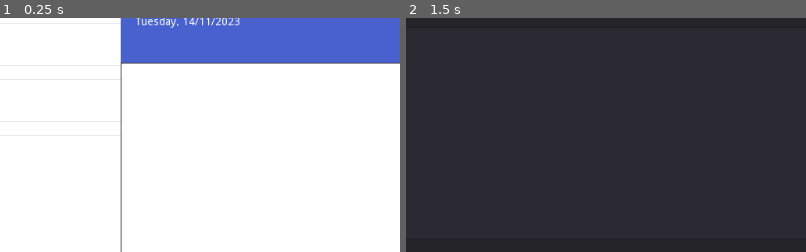
Above: before the commit, frames 1-2 (left to right).
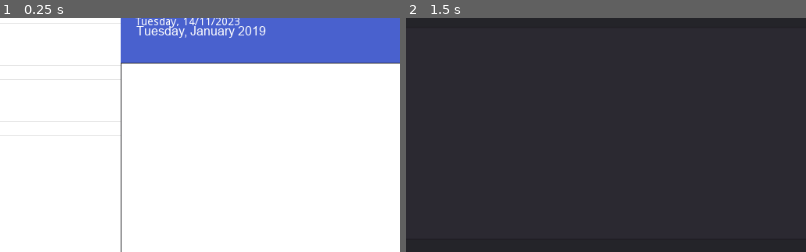
Above: after the commit, the same moments.

Repository: ohmygod481999/to-do-app-gotdot
Game: Godot game, scene res://Control.tscn
Same seed, same stepped clock (60 frames per second), same inputs: the game is played once before the commit and once after it.
Inputs:
- Up to frame 1 (0.25 s): no input
- Up to frame 2 (1.5 s): click "Modify" at 0.5 s; click "Add" at 1.25 s
The pictures show only the part of the screen within x 20-70%, y 19-69%; the shares and areas given below are measured in that part.

The runs differ from the first frame. In frame 1, 0.7% of the frame differs, in the area x 34-67%, y 3-9%; in frame 2, nothing differs.
Error in both runs: Invalid get index 'data' (on base: 'Nil'). (res://Control.gd:71)

Commit message:
fix bug adding items to collection

Diff:
--- a/Control.tscn
+++ b/Control.tscn
@@ -99,6 +99,7 @@
 margin_right = 308.0
 margin_bottom = 100.0
 custom_fonts/font = SubResource( 4 )
+text = "Tuesday, January 2019"
 
 [node name="DateTime" type="Label" parent="Panel/RightPanel/Header"]
 margin_left = 19.2702
@@ -232,7 +233,6 @@
 margin_bottom = 324.579
 
 [node name="List_modifier_popup" type="Popup" parent="."]
-editor/display_folded = true
 margin_left = 262.0
 margin_top = 181.0
 margin_right = 893.0
